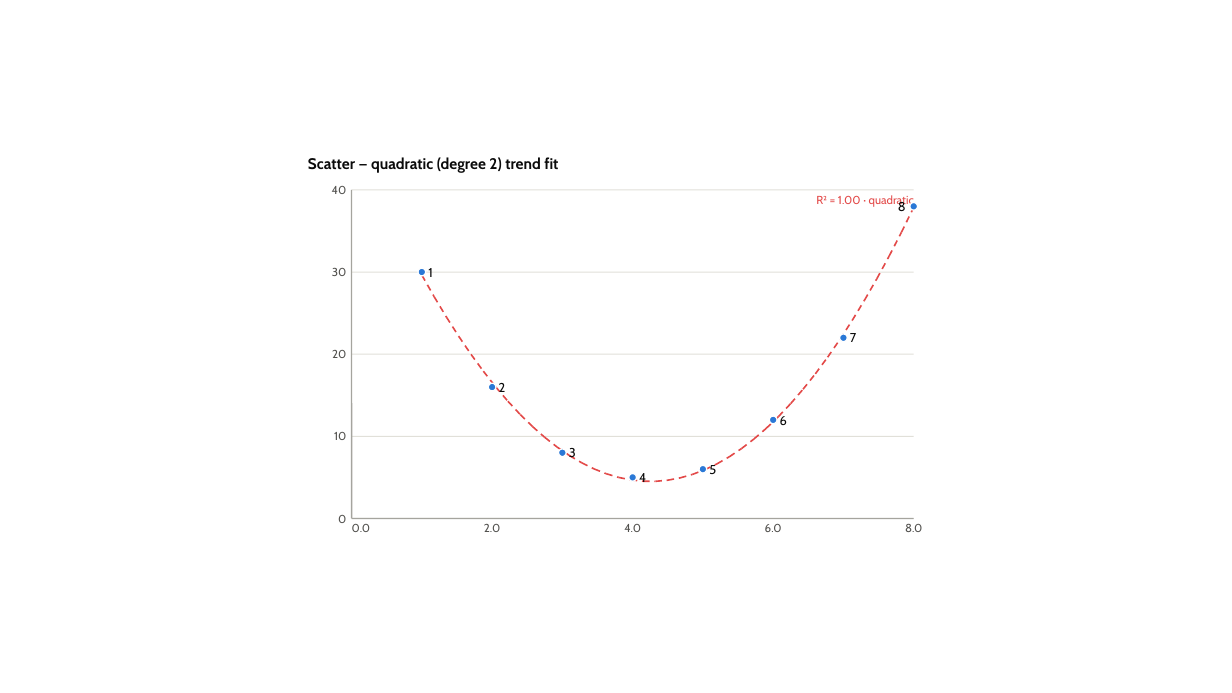
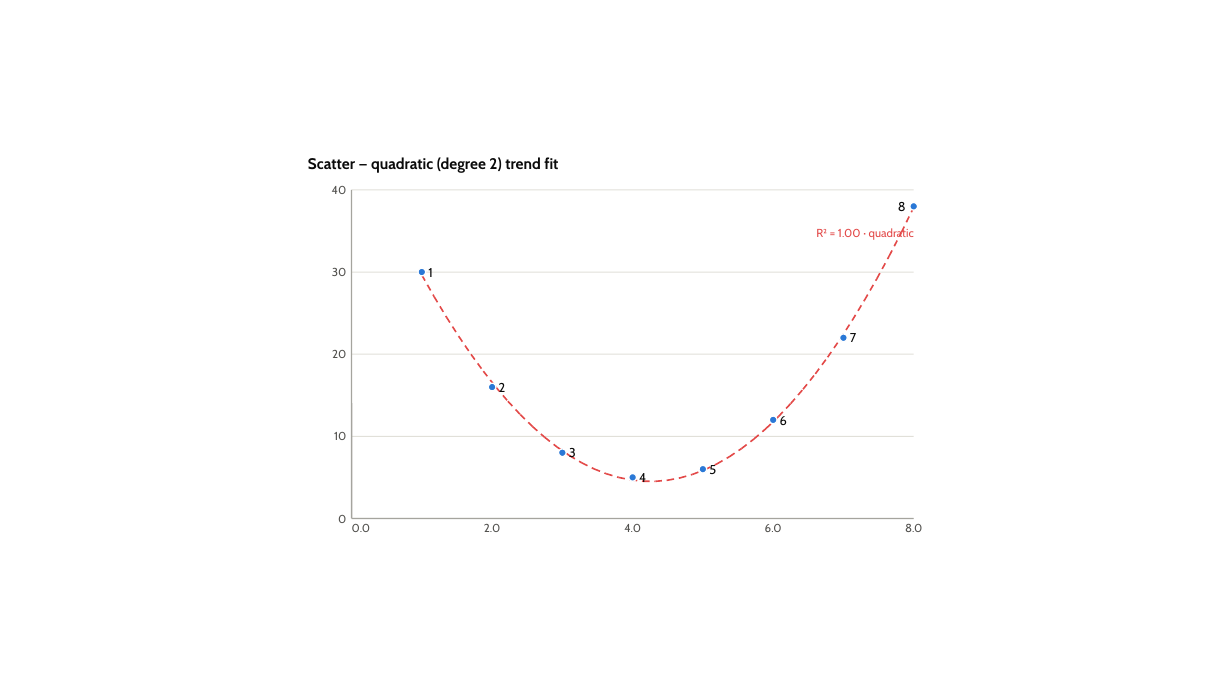
Before and after one commit to dannbleeker/PowerChart, a slide deck: slide 42 of examples/showcase.pptx. Drawn at 1232x693 pixels with LibreOffice and Linux fonts; fonts in the diff are those of the drawing. Boxes give left, top, right and bottom in pixels: in the first picture for what was removed or moved away, otherwise in the second. Text is boxed around its words. In the diff, an @@ line names an element or a change of style, - is before the commit and + after.

```diff
--- a/examples/showcase.pptx
+++ b/examples/showcase.pptx
@@ text "R² = 1.00 · quadratic": place and size @@
-text "R² = 1.00 · quadratic" at [816, 195, 914, 207]
+text "R² = 1.00 · quadratic" at [816, 227, 914, 240]
```
Also in this commit, not shown: 2 other slides changed.
